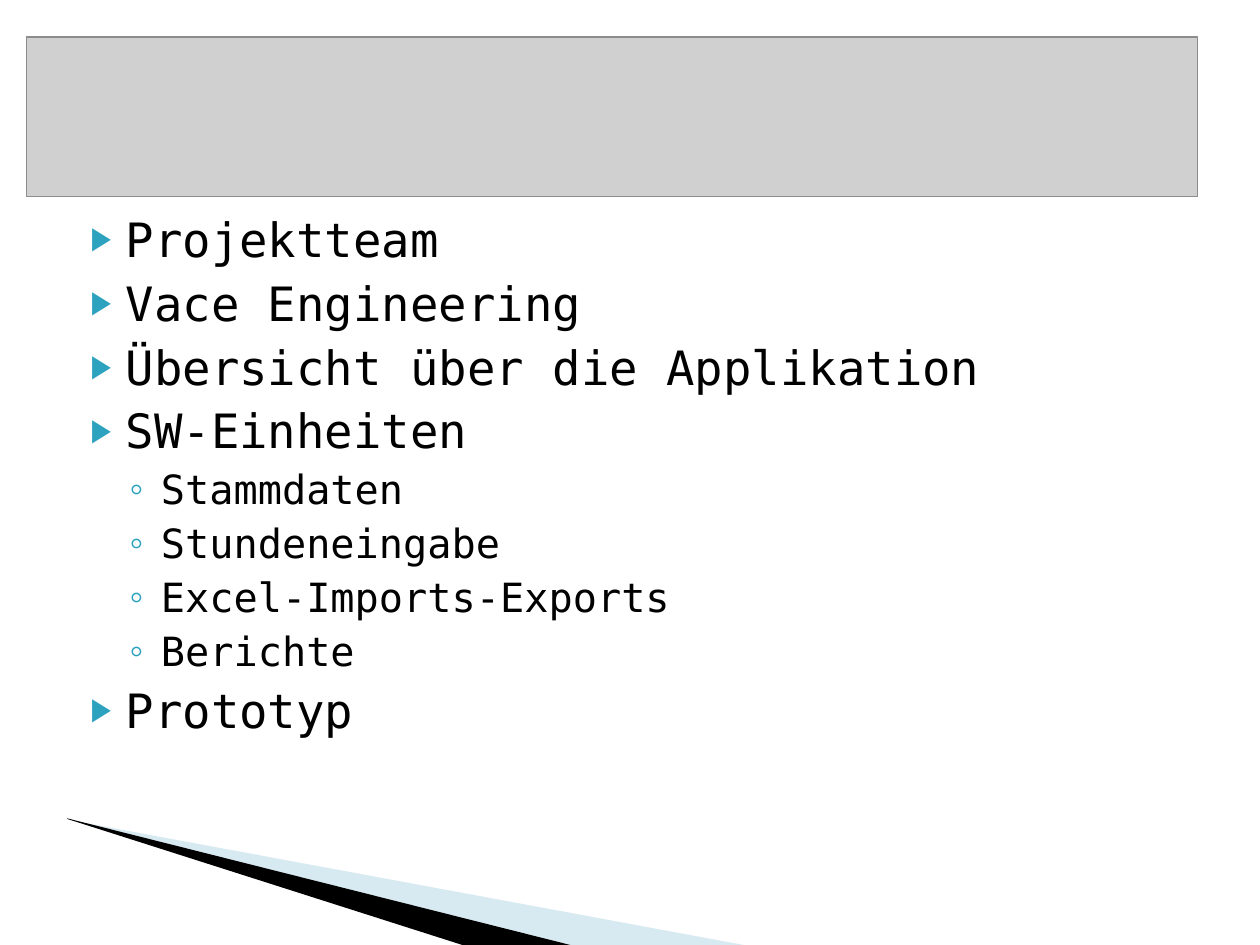
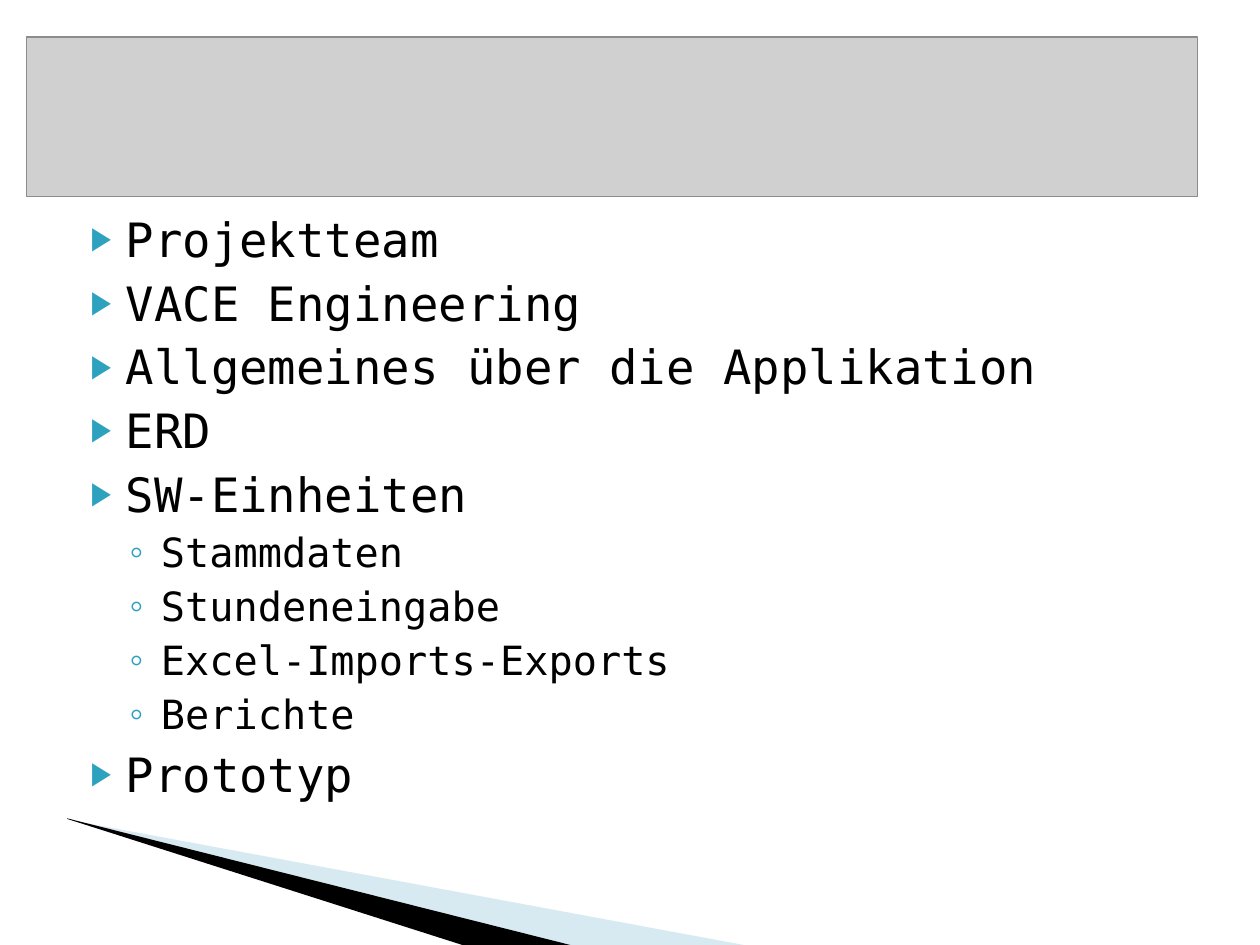
Before and after one commit to BackupTheBerlios/vacecontrolling-svn, a slide deck: slide 2 of docs/Präsentation.ppt. Drawn at 1260x945 pixels with LibreOffice and Linux fonts; fonts in the diff are those of the drawing; grey boxes stand for pictures; background and template pictures are left out. Boxes give left, top, right and bottom in pixels: in the first picture for what was removed or moved away, otherwise in the second. Text is boxed around its words. In the diff, an @@ line names an element or a change of style, - is before the commit and + after.

```diff
--- a/docs/Präsentation.ppt
+++ b/docs/Präsentation.ppt
@@ text at [126,285,1036,448]: text changed @@
-▶ Vace Engineering
-▶ Übersicht über die Applikation
+▶ VACE Engineering
+▶ Allgemeines über die Applikation
+▶ ERD
```
Also in this commit, not shown: 6 other slides changed, 12 slides added, 2 slides removed.
